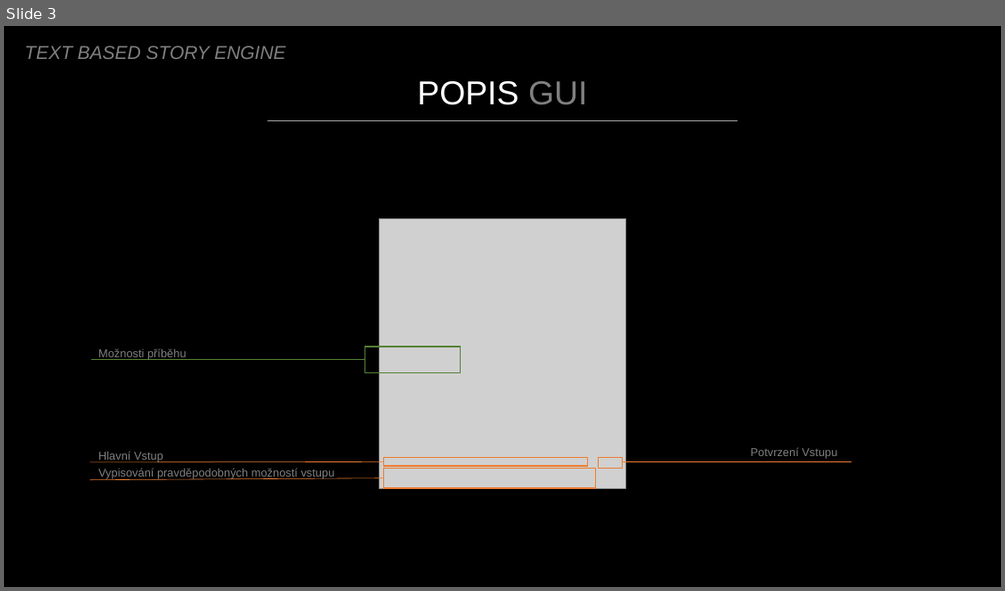
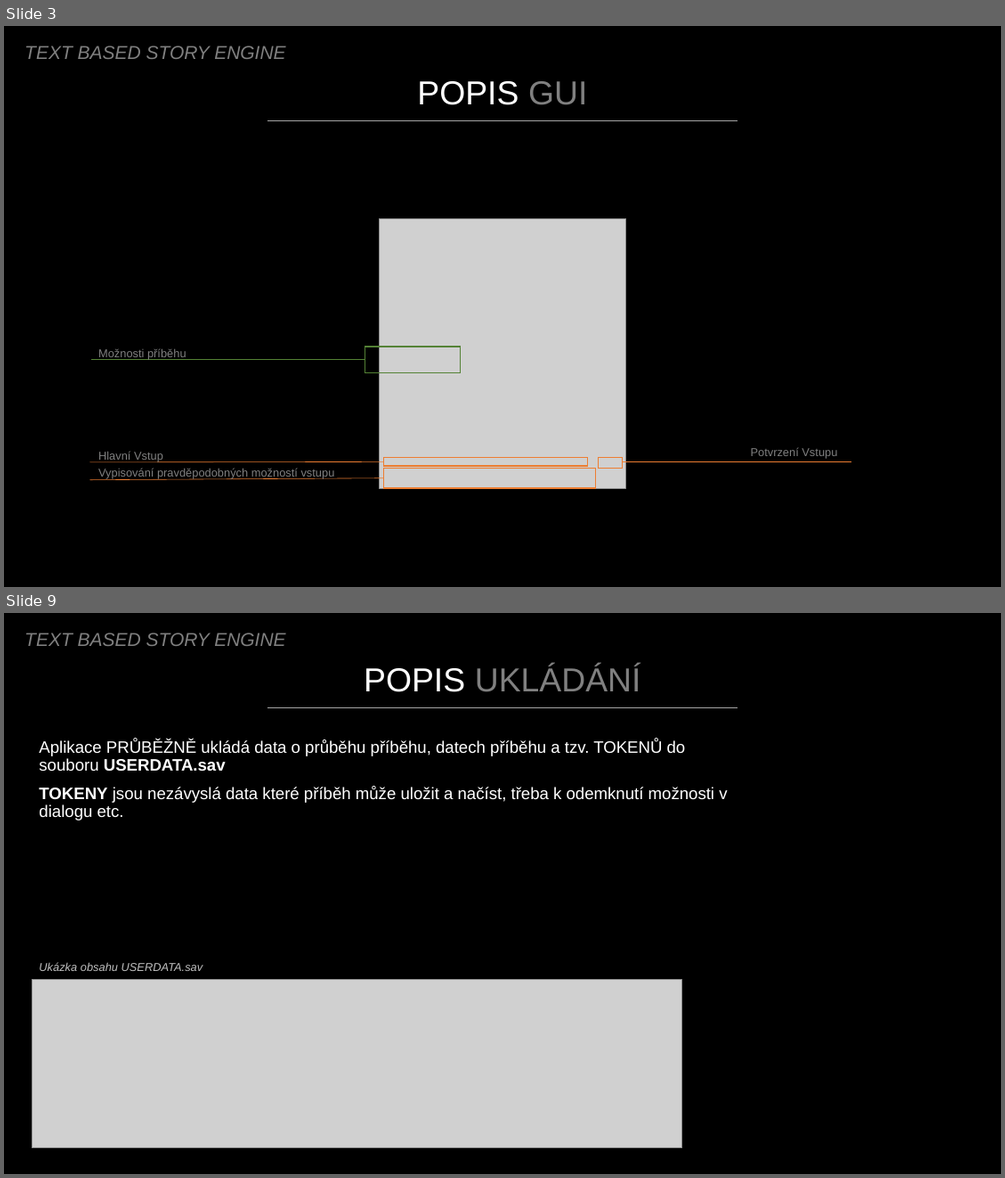
Before and after one commit to GasimoCodes/Text-Adventure, a slide deck: Text Based Engine.pptx. Shown one above the other, each under a label of ours: slide 3 before the commit, slides 3 and 9 after it; the slides between them are not shown. The pictures are 1005x591 and 1005x1178 pixels, drawn with LibreOffice and Linux fonts; fonts in the diff are those of the drawing; grey boxes stand for pictures. Boxes give left, top, right and bottom in pixels: in the first picture for what was removed or moved away, otherwise in the second. Text is boxed around its words. In the diff, an @@ line names an element or a change of style, - is before the commit and + after.

```diff
--- a/Text Based Engine.pptx
+++ b/Text Based Engine.pptx
@@ slide 9 added at [4, 613, 1001, 1174], background #000000 @@
@@ text added at [24, 633, 285, 646], 18 pt, text #808080, italic @@
+TEXT BASED STORY ENGINE
@@ text added at [364, 665, 641, 692], 32 pt, text #808080 @@
+POPIS UKLÁDÁNÍ
@@ line added from (267, 708) to (738, 708), #A5A5A5 0.5 pt @@
@@ text added at [39, 740, 727, 971], 16 pt, text #FFFFFF @@
+Aplikace PRŮBĚŽNĚ ukládá data o průběhu příběhu, datech příběhu a tzv. TOKENŮ do souboru USERDATA.sav
+TOKENY jsou nezávyslá data které příběh může uložit a načíst, třeba k odemknutí možnosti v dialogu etc.
+Ukázka obsahu USERDATA.sav
@@ picture added at [32, 980, 682, 1148] @@
```
Also in this commit, not shown: 3 slides changed, 4 other slides added, 5 other files.
